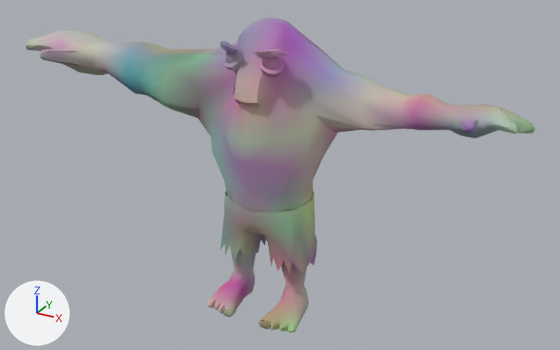
The glTF model assets/zombies/zombie_arm.glb: old version first, new version second.
Before and after are seen from a 50 mm camera at (1.82, -3.05, 2.37) aimed at (-0.01, 0.27, 0.71). Every picture has the same lights, and +X, +Y and +Z are marked at lower left. The older version comes first.

Names of what the first picture shows: 'Body'.
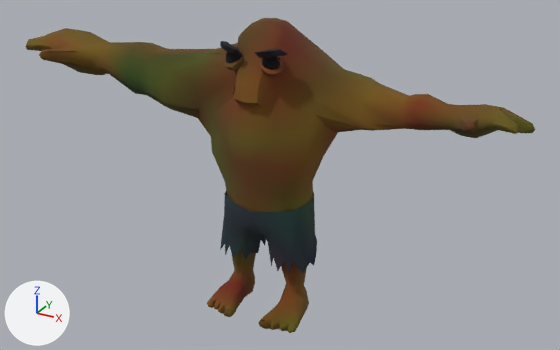
Where the change shows, as pixel boxes [x1, y1, x2, y2] in the pictures (560 x 350 px):
'Body', surface changed (darker)
    both: [26, 18, 535, 333]

Edits to the bpy script that builds the scene:
```text
Add img_atlas_heavy:
    img_atlas_heavy = load_image('atlas_heavy', 'atlas_heavy.png', 512, 512, 'sRGB')
Change mat_atlas:
    add n4 = _N.new('ShaderNodeMix'); n4.name = 'Mix.001'
    add n4.data_type = 'RGBA'
    add n4.blend_type = 'MULTIPLY'
    add n4.inputs[0].default_value = 1.0  # 'Factor'
    add n5 = _N.new('ShaderNodeTexImage'); n5.name = 'Image Texture'
    add n5.image = img_atlas_heavy
    where n3 = _N.new('ShaderNodeVertexColor'); n3.name = 'Color Attribute'
    where n2 = _N.new('ShaderNodeMix'); n2.name = 'Mix'
    remove _L.new(n3.outputs[0], n2.inputs[6])  # 'Color' to 'A'
    add _L.new(n4.outputs[2], n2.inputs[6])  # 'Result' to 'A'
    add _L.new(n3.outputs[0], n4.inputs[7])  # 'Color' to 'B'
    add _L.new(n5.outputs[0], n4.inputs[6])  # 'Color' to 'A'
```
